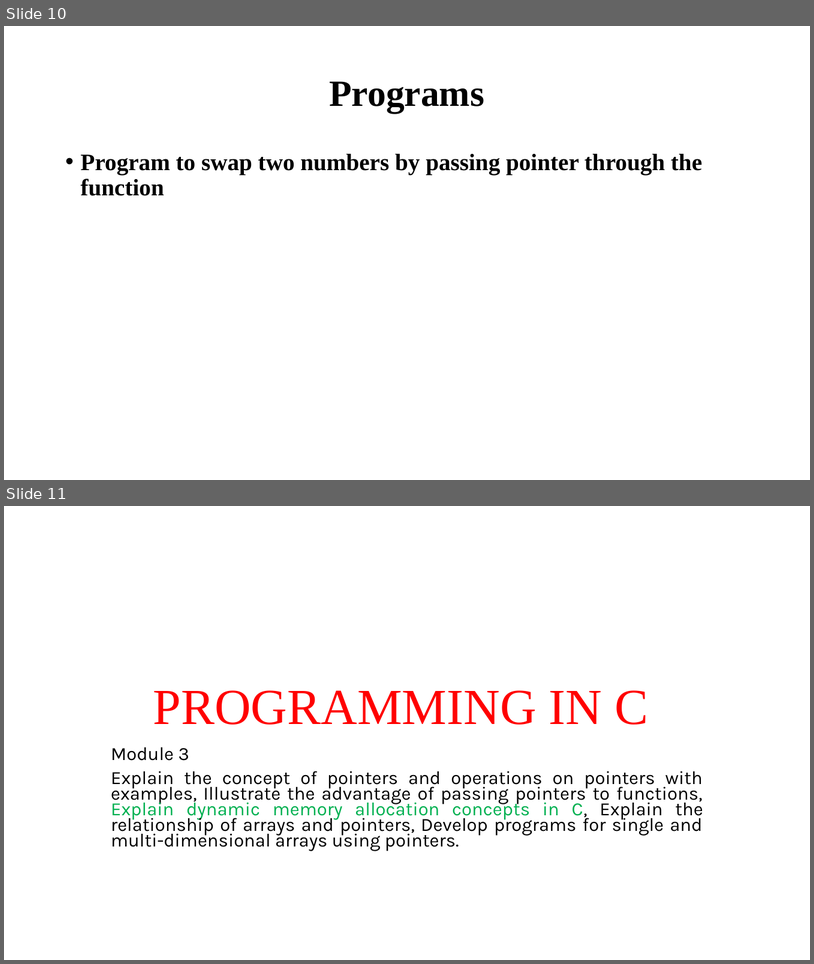
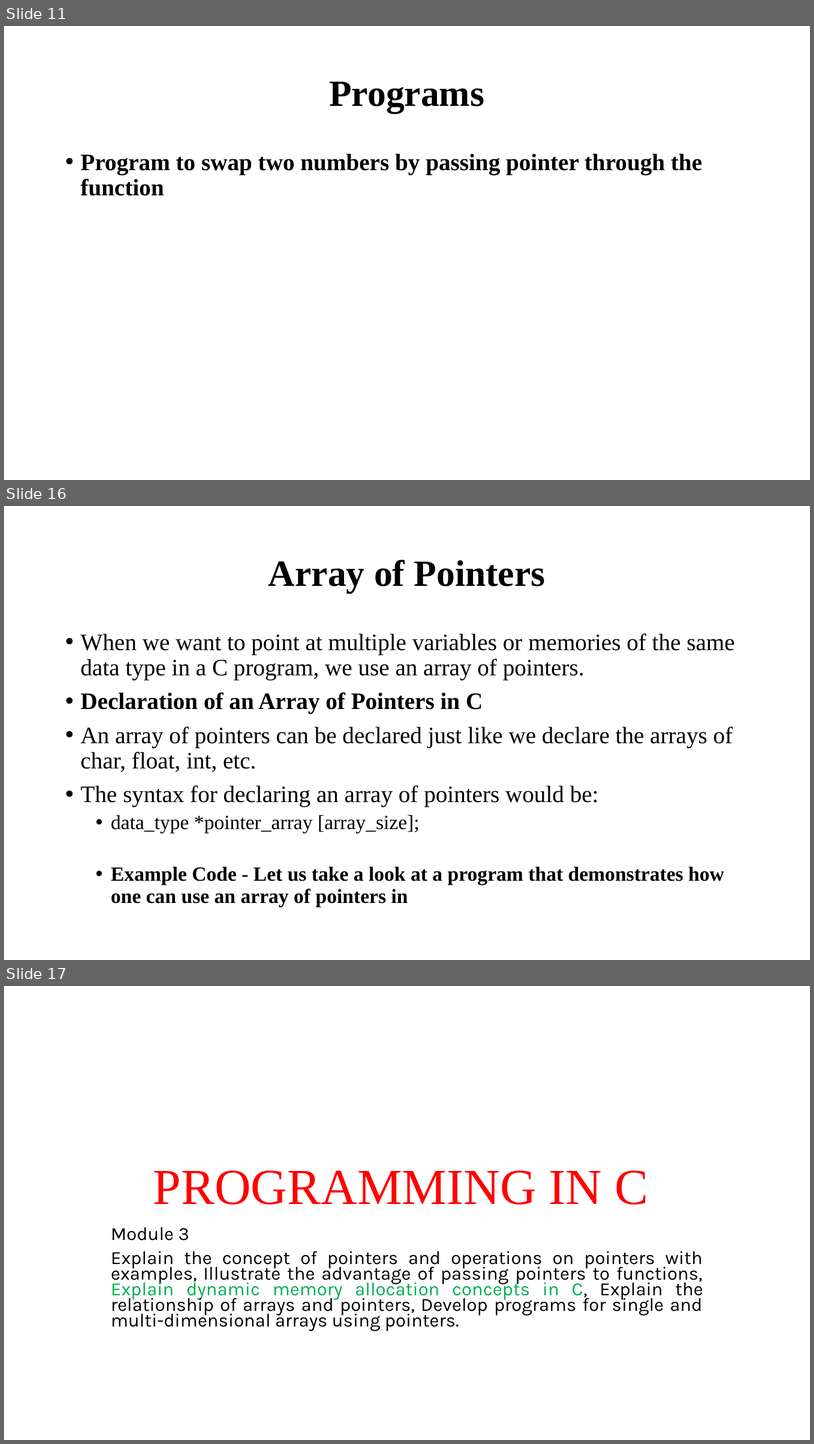
Before and after one commit to Anugrahashaju/S3_Programming_In_C, a slide deck: THEORY/MODULE3/Module_3 [Autosaved].pptm. Shown one above the other, each under a label of ours: slides 10 and 11 before the commit, slides 11, 16 and 17 after it; the slides between them are not shown. The pictures are 814x964 and 814x1444 pixels, drawn with LibreOffice and Linux fonts; fonts in the diff are those of the drawing. Boxes give left, top, right and bottom in pixels: in the first picture for what was removed or moved away, otherwise in the second. Text is boxed around its words. In the diff, an @@ line names an element or a change of style, - is before the commit and + after.

Commit message:
added programs based on the pass by reference

```diff
--- a/THEORY/MODULE3/Module_3 [Autosaved].pptm
+++ b/THEORY/MODULE3/Module_3 [Autosaved].pptm
@@ slide 16 added at bbox=[4, 506, 810, 960], background #FFFFFF @@
@@ title added at bbox=[269, 559, 546, 592], 44 pt, text #000000, bold @@
+Array of Pointers
@@ text added at bbox=[81, 633, 735, 906], 28 pt, text #000000 @@
+• When we want to point at multiple variables or memories of the same data type in a C program, we use an array of pointers.
+• Declaration of an Array of Pointers in C
+• An array of pointers can be declared just like we declare the arrays of char, float, int, etc.
+• The syntax for declaring an array of pointers would be:
+  • data_type *pointer_array [array_size];
+  • Example Code - Let us take a look at a program that demonstrates how one can use an array of pointers in
@@ what was slide 10 is now slide 11 @@
@@ what was slide 11 is now slide 17 @@
```
Also in this commit, not shown: 6 other slides added, 10 other files.
